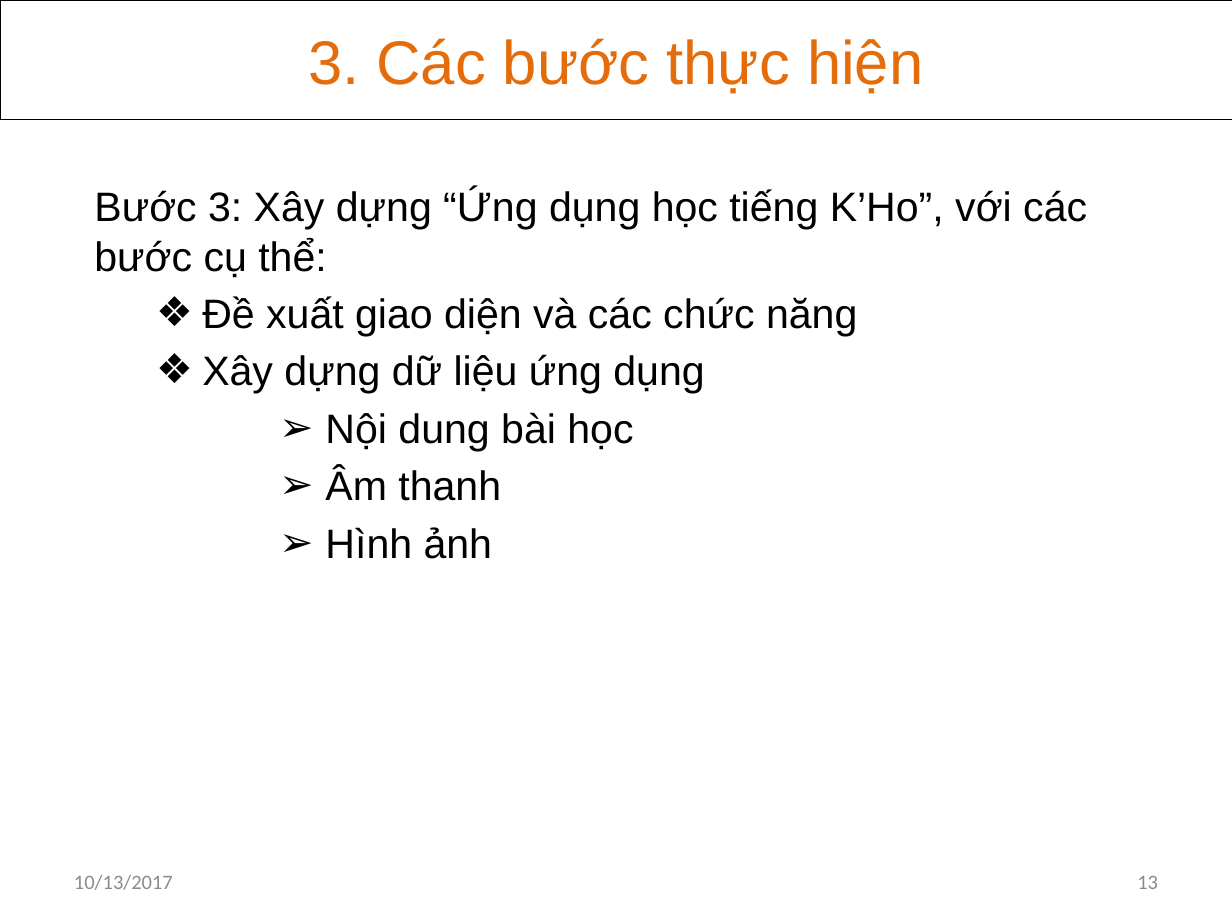
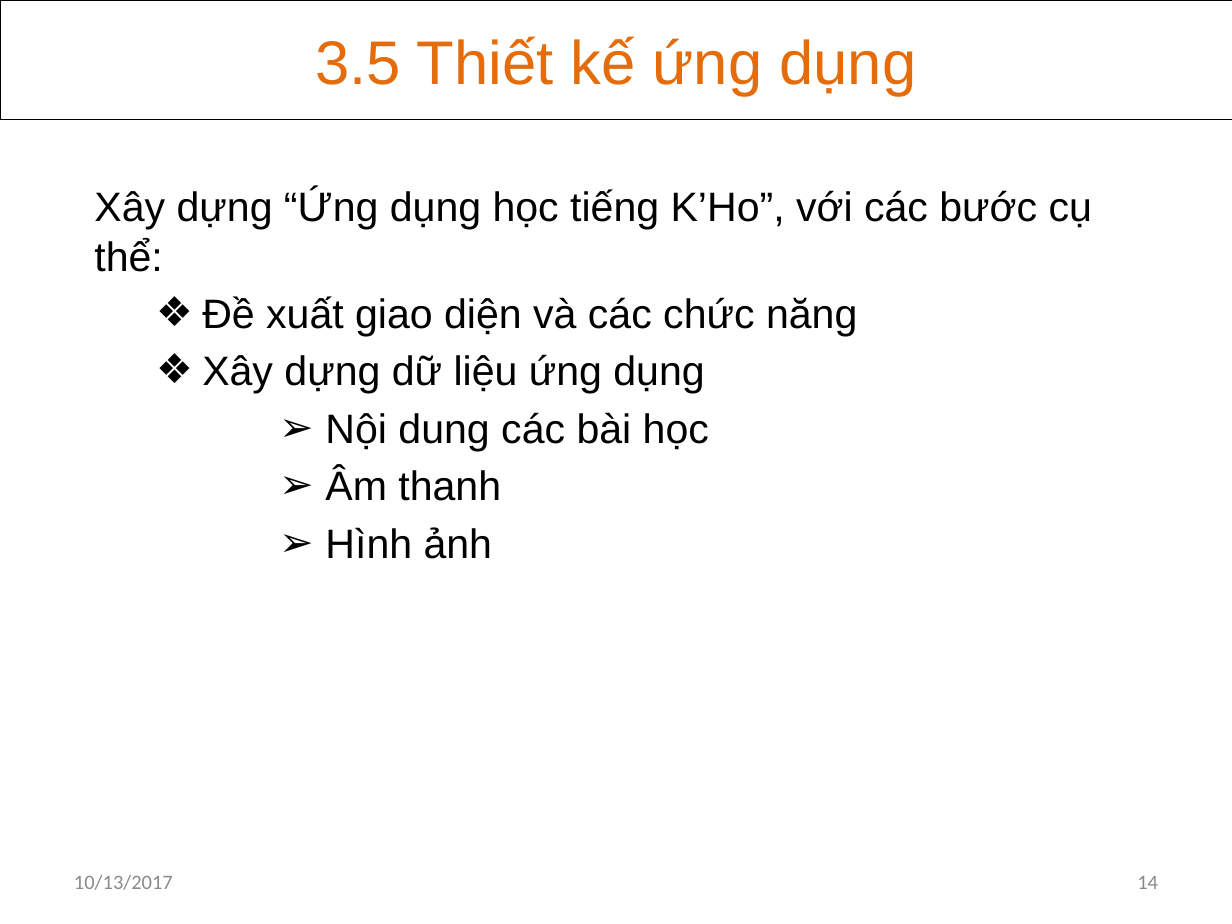
Before and after one commit to khanhvinhit/Do-An, a slide deck: slide 14 of THESIS/DACN_UD_Hoc_KHo_CTK37_BaoCao_D3.pptx (slide 13 before the commit). Drawn at 1232x924 pixels with LibreOffice and Linux fonts; fonts in the diff are those of the drawing. Boxes give left, top, right and bottom in pixels: in the first picture for what was removed or moved away, otherwise in the second. Text is boxed around its words. In the diff, an @@ line names an element or a change of style, - is before the commit and + after.

```diff
--- a/THESIS/DACN_UD_Hoc_KHo_CTK37_BaoCao_D3.pptx
+++ b/THESIS/DACN_UD_Hoc_KHo_CTK37_BaoCao_D3.pptx
@@ text in rectangle at (x1=315, y1=36, x2=916, y2=95): text changed @@
-3. Các bước thực hiện
+3.5 Thiết kế ứng dụng
@@ subtitle at (x1=94, y1=189, x2=1092, y2=272): text changed @@
-Bước 3: Xây dựng “Ứng dụng học tiếng K’Ho”, với các bước cụ thể:
+Xây dựng “Ứng dụng học tiếng K’Ho”, với các bước cụ thể:
@@ subtitle at (x1=325, y1=412, x2=709, y2=451): text changed @@
-      ➢ Nội dung bài học
+      ➢ Nội dung các bài học
@@ page number at (x1=1137, y1=876, x2=1158, y2=889): text changed @@
-13
+14
```
Also in this commit, not shown: 11 other slides changed, 2 slides added.
